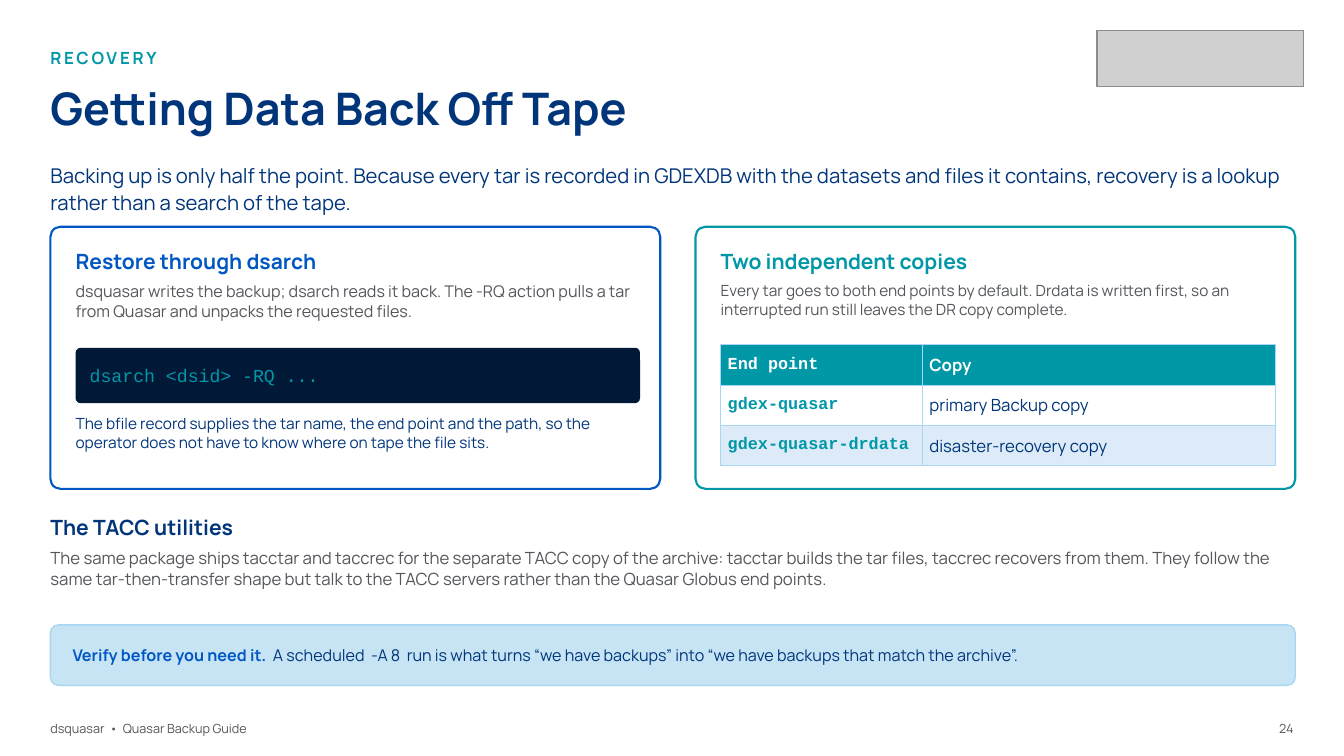
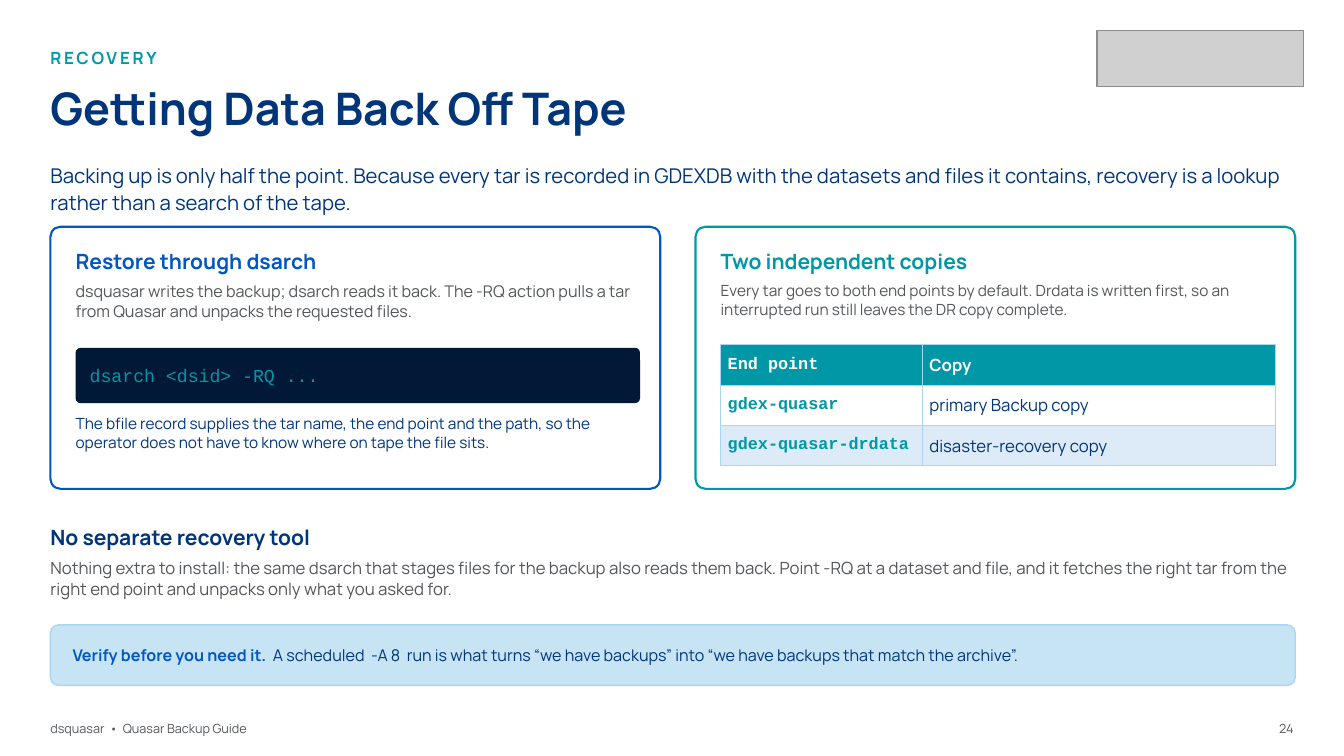
Before and after one commit to NCAR/rda-python-dsquasar, a slide deck: slide 25 of docs/slides/dsquasar_guide.pptx. Drawn at 1344x756 pixels with LibreOffice and Linux fonts; fonts in the diff are those of the drawing; grey boxes stand for pictures. Boxes give left, top, right and bottom in pixels: in the first picture for what was removed or moved away, otherwise in the second. Text is boxed around its words. In the diff, an @@ line names an element or a change of style, - is before the commit and + after.

Commit message:
bump version to 3.0.7; fix -B/-D semantics in usage doc and guide deck
-B and -D are selection filters, not copy-count overrides. They only
narrow which datasets/bfile records a run processes (validflags in
get_dataset_files, "AND type = ..." in gather_dataset_infiles/tarfiles).
The number of copies is decided in transfer_quasar_tarfiles from the
record's own stored flag, so -B does not reduce a 'D' dataset to one
copy, it skips 'D' datasets entirely. The default (neither given) backs
up according to the dataset.backflag/dsgroup.backflag values.

dsquasar.usg: rewrite the -B/-D BACKUP SCOPE entries accordingly.

Guide deck (gen_dsquasar.js, regenerated dsquasar_guide.pptx):
- correct the same wrong claim on the backup-flags slide ("Per-run
  filter" instead of "Per-run override") and on the option-reference
  slide (table rows + caption)
- reformat the "Driven entirely by GDEXDB flags" block into an
  accent-bar + underlined header + bulleted list
- remove all tacctar/taccrec entries (install caption, "Related console
  commands" cards, "The TACC utilities" section)

```diff
--- a/docs/slides/dsquasar_guide.pptx
+++ b/docs/slides/dsquasar_guide.pptx
@@ text at (x1=50, y1=529, x2=310, y2=550): text changed @@
-The TACC utilities
+No separate recovery tool
@@ text at (x1=50, y1=561, x2=1286, y2=599): text changed @@
-The same package ships tacctar and taccrec for the separate TACC copy of the archive: tacctar builds the tar files, taccrec recovers from them. They follow the same tar-then-transfer shape but talk to the TACC servers rather than the Quasar Globus end points.
+Nothing extra to install: the same dsarch that stages files for the backup also reads them back. Point -RQ at a dataset and file, and it fetches the right tar from the right end point and unpacks only what you asked for.
```
Also in this commit, not shown: 5 other slides changed, 3 other files.
